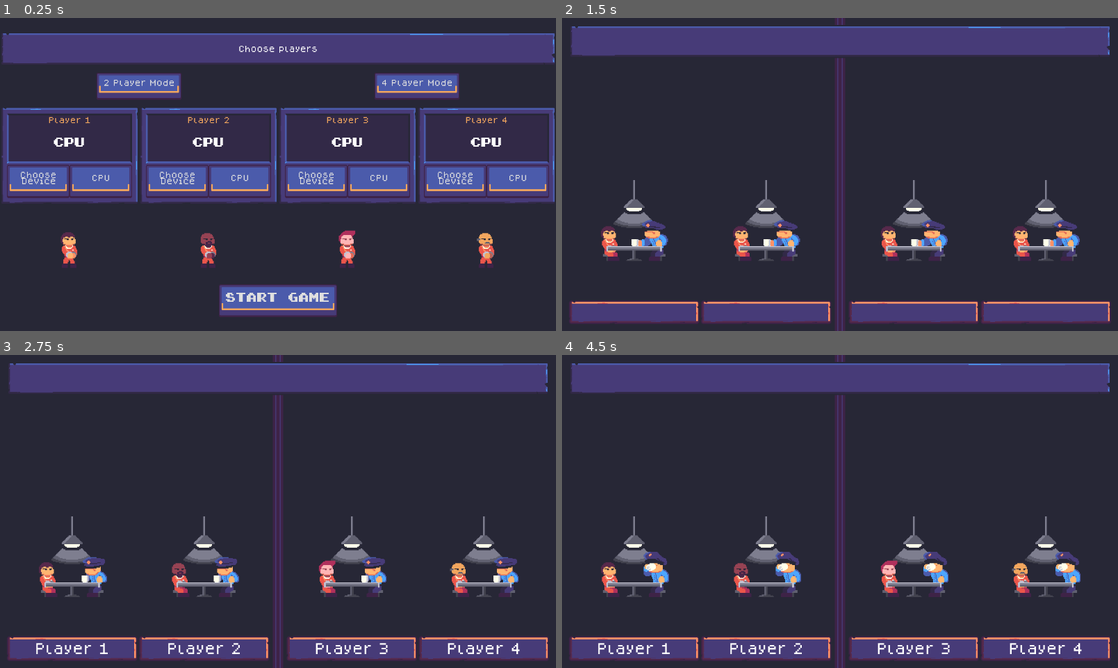
Above: before the commit, frames 1-4 (two rows, left to right).
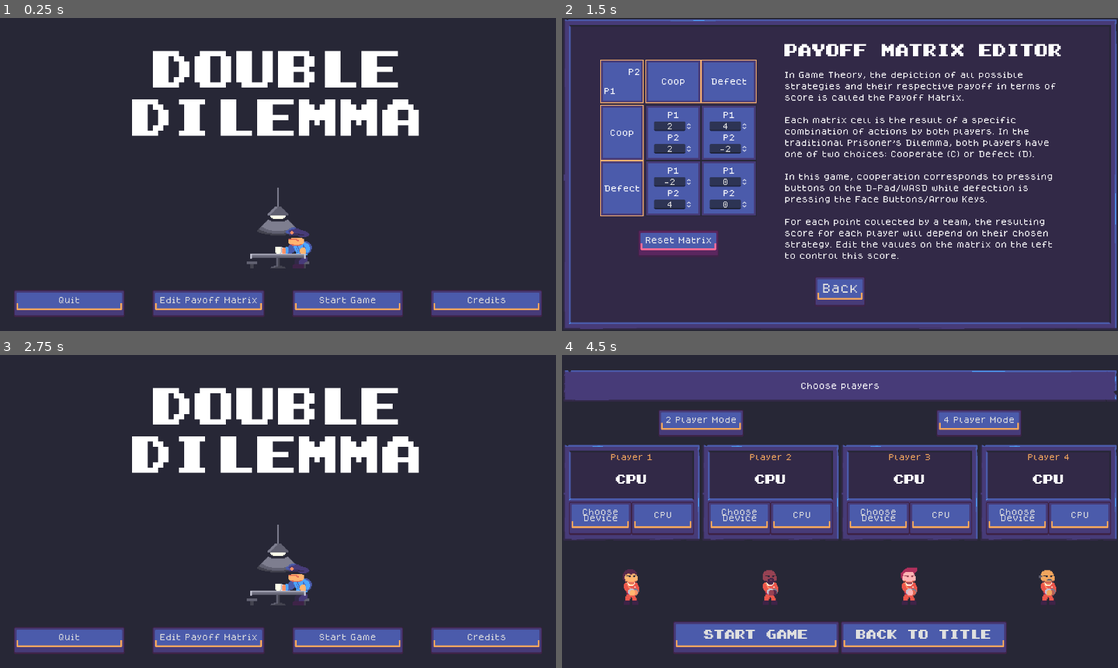
Above: after the commit, the same moments.

Repository: VileOar/js-final-proj
Game: Godot game, scene res://src/main_scenes/main_menu/main_menu.tscn
The game is run twice, just before and just after one commit, with the same random seed, the same clock (stepped at 60 frames per second) and the same inputs. Before the commit the project starts from res://src/player_select/player_select.tscn.
Inputs (mouse positions are in pixels of both pictures, inside the frame that each line leads up to):
- Up to frame 1 (0.25 s): no input
- Up to frame 2 (1.5 s): click (773, 302) at 0.5 s, where only the run after the commit has a clickable "Edit Payoff Matrix"; click "Start Game" (after the commit: "Reset Matrix") at 1.25 s
- Up to frame 3 (2.75 s): click (278, 627) at 2 s, where only the run after the commit has a clickable "Back"
- Up to frame 4 (4.5 s): click (1051, 639) at 2.75 s, where only the run after the commit has a clickable "Credits"; click (840, 567) at 3.5 s, where only the run after the commit has a clickable "Back"; click (912, 639) at 4.25 s, where only the run after the commit has a clickable "Start Game"

The runs differ from the first frame. In frame 1, 40% of the frame differs, in the area x 0-100%, y 4-96%; in frame 2, 44%, in the area x 0-100%, y 0-100%; in frame 3, 29%; in frame 4, 37%.

Commit message:
title scene

Diff:
--- a/assets/themes/prison_theme.tres
+++ b/assets/themes/prison_theme.tres
@@ -86,6 +86,13 @@
 texture_margin_bottom = 16.0
 region_rect = Rect2(0, 320, 80, 80)
 
+[sub_resource type="StyleBoxTexture" id="StyleBoxTexture_kvyhy"]
+texture = ExtResource("1_4wc6t")
+texture_margin_left = 24.0
+texture_margin_right = 24.0
+texture_margin_bottom = 24.0
+region_rect = Rect2(0, 400, 80, 64)
+
 [resource]
 BigText/base_type = &"Label"
 BigText/font_sizes/font_size = 24
@@ -128,3 +135,5 @@
 SimplePanel/styles/panel = SubResource("StyleBoxTexture_3v1q5")
 SmallPanel/base_type = &"PanelContainer"
 SmallPanel/styles/panel = SubResource("StyleBoxTexture_n1w5q")
+TimerPanel/base_type = &"PanelContainer"
+TimerPanel/styles/panel = SubResource("StyleBoxTexture_kvyhy")
--- a/project.godot
+++ b/project.godot
@@ -11,7 +11,7 @@
 [application]
 
 config/name="JS_Project"
-run/main_scene="res://src/player_select/player_select.tscn"
+run/main_scene="res://src/main_scenes/main_menu/main_menu.tscn"
 config/features=PackedStringArray("4.2", "Forward Plus")
 config/icon="res://icon.svg"
 
--- a/src/main_scenes/game/round_game/round_game.gd
+++ b/src/main_scenes/game/round_game/round_game.gd
@@ -55,6 +55,9 @@
 
 	Signals.new_player_answer.connect(_on_new_player_answer)
 
+	if !SharedData.is_4player_mode():
+		$Divider.hide()
+
 
 ## start the round
 func _start_round() -> void:
@@ -109,7 +112,7 @@
 
 	var dyad0_score = p0_score + p1_score
 	var dyad1_score = p2_score + p3_score
-	if dyad0_score != dyad1_score:
+	if dyad0_score != dyad1_score and SharedData.is_4player_mode():
 		if dyad0_score > dyad1_score:
 			# if dyad0 wins, player 2 and 3 receive penalty to their round score
 			p2_score *= Global.LOSE_PENALTY_MULTIPLIER
--- a/src/main_scenes/game/round_game/round_game.tscn
+++ b/src/main_scenes/game/round_game/round_game.tscn
@@ -94,7 +94,6 @@
 grow_horizontal = 2
 grow_vertical = 2
 theme_override_constants/margin_left = 16
-theme_override_constants/margin_top = 16
 theme_override_constants/margin_right = 16
 theme_override_constants/margin_bottom = 16
 
@@ -102,12 +101,19 @@
 layout_mode = 2
 
 [node name="TimerContainer" type="PanelContainer" parent="MarginContainer/VBoxContainer"]
+custom_minimum_size = Vector2(128, 96)
 layout_mode = 2
+size_flags_horizontal = 4
+theme_type_variation = &"TimerPanel"
 
 [node name="TimerLabel" type="Label" parent="MarginContainer/VBoxContainer/TimerContainer"]
 unique_name_in_owner = true
 layout_mode = 2
+theme_type_variation = &"ScoreLabel"
 horizontal_alignment = 1
+
+[node name="MarginContainer" type="MarginContainer" parent="MarginContainer/VBoxContainer/TimerContainer"]
+layout_mode = 2
 
 [node name="DyadContainer" type="HBoxContainer" parent="MarginContainer/VBoxContainer"]
 layout_mode = 2
--- a/src/main_scenes/game/round_game/round_results/round_results_screen.gd
+++ b/src/main_scenes/game/round_game/round_results/round_results_screen.gd
@@ -56,6 +56,9 @@
 	_points_solved = 0
 	_point_stack0 = []
 	_point_stack1 = []
+
+	if !SharedData.is_4player_mode():
+		$Divider.hide()
 
 
 ## starts solving each point for each player[br]
@@ -161,7 +164,7 @@
 		var score0 = _round_stats[0].get_score() + _round_stats[1].get_score()
 		var score1 = _round_stats[2].get_score() + _round_stats[3].get_score()
 		var dyad0_wins = score0 > score1
-		if score0 != score1:
+		if score0 != score1 and SharedData.is_4player_mode():
 			if dyad0_wins:
 				_dyad0_results.set_win_lose(true)
 				_dyad1_results.set_win_lose(false)
--- /dev/null
+++ b/src/main_scenes/main_menu/main_menu.gd
@@ -0,0 +1,28 @@
+## title screen scene
+extends Control
+
+
+@export var _matrix_scene_path: String
+@export var _game_scene_path: String
+
+@onready var _credits: PanelContainer = %Credits
+
+
+func _on_quit_btn_pressed() -> void:
+	get_tree().quit()
+
+
+func _on_matrix_btn_pressed() -> void:
+	get_tree().change_scene_to_file(_matrix_scene_path)
+
+
+func _on_start_btn_pressed() -> void:
+	get_tree().change_scene_to_file(_game_scene_path)
+
+
+func _on_credits_btn_pressed() -> void:
+	_credits.show()
+
+
+func _on_back_btn_pressed() -> void:
+	_credits.hide()
--- a/src/main_scenes/main_menu/main_menu.tscn
+++ b/src/main_scenes/main_menu/main_menu.tscn
@@ -1,4 +1,105 @@
-[gd_scene format=3 uid="uid://cr1i4ulnsdsu2"]
+[gd_scene load_steps=13 format=3 uid="uid://cr1i4ulnsdsu2"]
+
+[ext_resource type="FontFile" uid="uid://dcb5yob1d6vl4" path="res://assets/fonts/Super_Mario_Bros_2.ttf" id="1_lrugt"]
+[ext_resource type="Script" path="res://src/main_scenes/main_menu/main_menu.gd" id="1_ukv5m"]
+[ext_resource type="Texture2D" uid="uid://dkb5gktxterij" path="res://assets/gfx/entities/room.png" id="2_symma"]
+[ext_resource type="Texture2D" uid="uid://cosb6rt24bnms" path="res://assets/gfx/entities/cop.png" id="3_q3fcx"]
+
+[sub_resource type="AtlasTexture" id="AtlasTexture_p8kud"]
+atlas = ExtResource("3_q3fcx")
+region = Rect2(0, 0, 64, 64)
+
+[sub_resource type="AtlasTexture" id="AtlasTexture_aq0jd"]
+atlas = ExtResource("3_q3fcx")
+region = Rect2(64, 0, 64, 64)
+
+[sub_resource type="AtlasTexture" id="AtlasTexture_c8fnn"]
+atlas = ExtResource("3_q3fcx")
+region = Rect2(128, 0, 64, 64)
+
+[sub_resource type="AtlasTexture" id="AtlasTexture_6kboa"]
+atlas = ExtResource("3_q3fcx")
+region = Rect2(192, 0, 64, 64)
+
+[sub_resource type="AtlasTexture" id="AtlasTexture_rgvf5"]
+atlas = ExtResource("3_q3fcx")
+region = Rect2(64, 64, 64, 64)
+
+[sub_resource type="AtlasTexture" id="AtlasTexture_c72q2"]
+atlas = ExtResource("3_q3fcx")
+region = Rect2(128, 64, 64, 64)
+
+[sub_resource type="AtlasTexture" id="AtlasTexture_ur1mt"]
+atlas = ExtResource("3_q3fcx")
+region = Rect2(192, 64, 64, 64)
+
+[sub_resource type="SpriteFrames" id="SpriteFrames_q8ony"]
+animations = [{
+"frames": [{
+"duration": 1.0,
+"texture": SubResource("AtlasTexture_p8kud")
+}, {
+"duration": 1.0,
+"texture": SubResource("AtlasTexture_aq0jd")
+}, {
+"duration": 1.0,
+"texture": SubResource("AtlasTexture_c8fnn")
+}, {
+"duration": 1.0,
+"texture": SubResource("AtlasTexture_6kboa")
+}, {
+"duration": 1.0,
+"texture": SubResource("AtlasTexture_p8kud")
+}, {
+"duration": 1.0,
+"texture": SubResource("AtlasTexture_aq0jd")
+}, {
+"duration": 1.0,
+"texture": SubResource("AtlasTexture_c8fnn")
+}, {
+"duration": 1.0,
+"texture": SubResource("AtlasTexture_6kboa")
+}, {
+"duration": 1.0,
+"texture": SubResource("AtlasTexture_p8kud")
+}, {
+"duration": 1.0,
+"texture": SubResource("AtlasTexture_aq0jd")
+}, {
+"duration": 1.0,
+"texture": SubResource("AtlasTexture_c8fnn")
+}, {
+"duration": 1.0,
+"texture": SubResource("AtlasTexture_6kboa")
+}, {
+"duration": 1.0,
+"texture": SubResource("AtlasTexture_rgvf5")
+}, {
+"duration": 1.0,
+"texture": SubResource("AtlasTexture_rgvf5")
+}, {
+"duration": 1.0,
+"texture": SubResource("AtlasTexture_c72q2")
+}, {
+"duration": 1.0,
+"texture": SubResource("AtlasTexture_ur1mt")
+}, {
+"duration": 1.0,
+"texture": SubResource("AtlasTexture_c72q2")
+}, {
+"duration": 1.0,
+"texture": SubResource("AtlasTexture_ur1mt")
+}, {
+"duration": 1.0,
+"texture": SubResource("AtlasTexture_c72q2")
+}, {
+"duration": 1.0,
+"texture": SubResource("AtlasTexture_ur1mt")
+}],
+"loop": true,
+"name": &"default",
+"speed": 2.0
+}]
 
 [node name="MainMenu" type="Control"]
 layout_mode = 3
@@ -7,3 +108,142 @@
 anchor_bottom = 1.0
 grow_horizontal = 2
 grow_vertical = 2
+script = ExtResource("1_ukv5m")
+_matrix_scene_path = "res://src/main_scenes/matrix_editor/matrix_editor_menu.tscn"
+_game_scene_path = "res://src/player_select/player_select.tscn"
+
+[node name="MarginContainer" type="MarginContainer" parent="."]
+layout_mode = 1
+anchors_preset = 15
+anchor_right = 1.0
+anchor_bottom = 1.0
+grow_horizontal = 2
+grow_vertical = 2
+theme_override_constants/margin_left = 32
+theme_override_constants/margin_top = 64
+theme_override_constants/margin_right = 32
+theme_override_constants/margin_bottom = 32
+
+[node name="VBoxContainer" type="VBoxContainer" parent="MarginContainer"]
+layout_mode = 2
+
+[node name="Label" type="Label" parent="MarginContainer/VBoxContainer"]
+layout_mode = 2
+theme_override_fonts/font = ExtResource("1_lrugt")
+theme_override_font_sizes/font_size = 96
+text = "Double
+Dilemma"
+horizontal_alignment = 1
+
+[node name="MarginContainer" type="MarginContainer" parent="MarginContainer/VBoxContainer"]
+layout_mode = 2
+size_flags_vertical = 3
+
+[node name="Control" type="Control" parent="MarginContainer/VBoxContainer/MarginContainer"]
+layout_mode = 2
+size_flags_horizontal = 4
+size_flags_vertical = 4
+
+[node name="Node2D" type="Node2D" parent="MarginContainer/VBoxContainer/MarginContainer/Control"]
+scale = Vector2(2, 2)
+
+[node name="Lamp" type="Sprite2D" parent="MarginContainer/VBoxContainer/MarginContainer/Control/Node2D"]
+texture = ExtResource("2_symma")
+region_enabled = true
+region_rect = Rect2(0, 0, 128, 128)
+
+[node name="Cop" type="AnimatedSprite2D" parent="MarginContainer/VBoxContainer/MarginContainer/Control/Node2D"]
+position = Vector2(24, 32)
+sprite_frames = SubResource("SpriteFrames_q8ony")
+autoplay = "default"
+frame_progress = 0.133834
+
+[node name="Table" type="Sprite2D" parent="MarginContainer/VBoxContainer/MarginContainer/Control/Node2D"]
+texture = ExtResource("2_symma")
+region_enabled = true
+region_rect = Rect2(0, 128, 128, 128)
+
+[node name="HBoxContainer" type="HBoxContainer" parent="MarginContainer/VBoxContainer"]
+layout_mode = 2
+theme_override_constants/separation = 64
+alignment = 1
+
+[node name="QuitBtn" type="Button" parent="MarginContainer/VBoxContainer/HBoxContainer"]
+layout_mode = 2
+size_flags_horizontal = 3
+text = "Quit"
+
+[node name="MatrixBtn" type="Button" parent="MarginContainer/VBoxContainer/HBoxContainer"]
+layout_mode = 2
+size_flags_horizontal = 3
+text = "Edit Payoff Matrix"
+
+[node name="StartBtn" type="Button" parent="MarginContainer/VBoxContainer/HBoxContainer"]
+layout_mode = 2
+size_flags_horizontal = 3
+text = "Start Game"
+
+[node name="CreditsBtn" type="Button" parent="MarginContainer/VBoxContainer/HBoxContainer"]
+layout_mode = 2
+size_flags_horizontal = 3
+text = "Credits"
+
+[node name="Credits" type="PanelContainer" parent="."]
+unique_name_in_owner = true
+visible = false
+layout_mode = 1
+anchors_preset = 15
+anchor_right = 1.0
+anchor_bottom = 1.0
+grow_horizontal = 2
+grow_vertical = 2
+
+[node name="PanelContainer" type="PanelContainer" parent="Credits"]
+layout_mode = 2
+theme_type_variation = &"SimplePanel"
+
+[node name="VBoxContainer" type="VBoxContainer" parent="Credits/PanelContainer"]
+layout_mode = 2
+theme_override_constants/separation = 32
+alignment = 1
+
+[node name="Label" type="Label" parent="Credits/PanelContainer/VBoxContainer"]
+layout_mode = 2
+theme_type_variation = &"HeaderLarge"
+text = "Programming, Art, Design"
+horizontal_alignment = 1
+vertical_alignment = 1
+
+[node name="Label2" type="Label" parent="Credits/PanelContainer/VBoxContainer"]
+layout_mode = 2
+theme_type_variation = &"HeaderSmall"
+text = "Pedro Valério"
+horizontal_alignment = 1
+vertical_alignment = 1
+
+[node name="Label3" type="Label" parent="Credits/PanelContainer/VBoxContainer"]
+layout_mode = 2
+theme_type_variation = &"HeaderLarge"
+text = "Font"
+horizontal_alignment = 1
+vertical_alignment = 1
+
+[node name="Label4" type="Label" parent="Credits/PanelContainer/VBoxContainer"]
+layout_mode = 2
+theme_type_variation = &"HeaderSmall"
+text = "Copyright (c) 2020, Roberto Mocci (<patreon.com/rmocci | da.iosonor@gmail.com>),
+with Reserved Font Name Dogica Pixel."
+horizontal_alignment = 1
+vertical_alignment = 1
+autowrap_mode = 2
+
+[node name="BackBtn" type="Button" parent="Credits/PanelContainer/VBoxContainer"]
+layout_mode = 2
+size_flags_horizontal = 4
+text = "Back"
+
+[connection signal="pressed" from="MarginContainer/VBoxContainer/HBoxContainer/QuitBtn" to="." method="_on_quit_btn_pressed"]
+[connection signal="pressed" from="MarginContainer/VBoxContainer/HBoxContainer/MatrixBtn" to="." method="_on_matrix_btn_pressed"]
+[connection signal="pressed" from="MarginContainer/VBoxContainer/HBoxContainer/StartBtn" to="." method="_on_start_btn_pressed"]
+[connection signal="pressed" from="MarginContainer/VBoxContainer/HBoxContainer/CreditsBtn" to="." method="_on_credits_btn_pressed"]
+[connection signal="pressed" from="Credits/PanelContainer/VBoxContainer/BackBtn" to="." method="_on_back_btn_pressed"]
--- a/src/player_select/player_select.tscn
+++ b/src/player_select/player_select.tscn
@@ -1,8 +1,9 @@
-[gd_scene load_steps=5 format=3 uid="uid://co2xh2lmxvpq4"]
+[gd_scene load_steps=6 format=3 uid="uid://co2xh2lmxvpq4"]
 
 [ext_resource type="Script" path="res://src/player_select/player_select_menu.gd" id="1_bjdma"]
 [ext_resource type="PackedScene" uid="uid://db78w4tl40jdb" path="res://src/main_scenes/game/round_game/round_game.tscn" id="2_flqf3"]
 [ext_resource type="PackedScene" uid="uid://d1kkkom2ktphs" path="res://src/player_select/ui/device_selector.tscn" id="2_q5eyk"]
+[ext_resource type="PackedScene" uid="uid://cr1i4ulnsdsu2" path="res://src/main_scenes/main_menu/main_menu.tscn" id="3_8s8c0"]
 [ext_resource type="FontFile" uid="uid://dcb5yob1d6vl4" path="res://assets/fonts/Super_Mario_Bros_2.ttf" id="4_3kf4d"]
 
 [node name="PlayerSelectMenu" type="Control"]
@@ -14,6 +15,7 @@
 grow_vertical = 2
 script = ExtResource("1_bjdma")
 _round_scene = ExtResource("2_flqf3")
+_title_scene = ExtResource("3_8s8c0")
 
 [node name="MarginContainer" type="MarginContainer" parent="."]
 layout_mode = 1
@@ -83,11 +85,28 @@
 [node name="Selector3" parent="MarginContainer/VBoxContainer/PlayerSelectors" instance=ExtResource("2_q5eyk")]
 layout_mode = 2
 
-[node name="Button" type="Button" parent="MarginContainer/VBoxContainer"]
+[node name="MarginContainer" type="MarginContainer" parent="MarginContainer/VBoxContainer"]
 layout_mode = 2
-size_flags_horizontal = 4
+theme_override_constants/margin_left = 256
+theme_override_constants/margin_right = 256
+
+[node name="HBoxContainer2" type="HBoxContainer" parent="MarginContainer/VBoxContainer/MarginContainer"]
+layout_mode = 2
+alignment = 1
+
+[node name="Button" type="Button" parent="MarginContainer/VBoxContainer/MarginContainer/HBoxContainer2"]
+layout_mode = 2
+size_flags_horizontal = 3
 theme_override_fonts/font = ExtResource("4_3kf4d")
 theme_override_font_sizes/font_size = 24
 text = "Start Game"
 
-[connection signal="pressed" from="MarginContainer/VBoxContainer/Button" to="." method="_on_button_pressed"]
+[node name="BackBtn" type="Button" parent="MarginContainer/VBoxContainer/MarginContainer/HBoxContainer2"]
+layout_mode = 2
+size_flags_horizontal = 3
+theme_override_fonts/font = ExtResource("4_3kf4d")
+theme_override_font_sizes/font_size = 24
+text = "Back to Title"
+
+[connection signal="pressed" from="MarginContainer/VBoxContainer/MarginContainer/HBoxContainer2/Button" to="." method="_on_button_pressed"]
+[connection signal="pressed" from="MarginContainer/VBoxContainer/MarginContainer/HBoxContainer2/BackBtn" to="." method="_on_back_btn_pressed"]
--- a/src/player_select/player_select_menu.gd
+++ b/src/player_select/player_select_menu.gd
@@ -7,6 +7,8 @@
 
 ## ref to the packed scene of the round game
 @export var _round_scene : PackedScene
+## ref to the packed scene of title screen
+@export var _title_scene : PackedScene
 
 ## ref to 2 player btn
 @onready var _2player_btn = %TwoPlayerBtn
@@ -94,3 +96,7 @@
 
 func _on_button_pressed():
 	get_tree().change_scene_to_packed(_round_scene)
+
+
+func _on_back_btn_pressed() -> void:
+	get_tree().change_scene_to_packed(_title_scene)
Binary file changed: assets/aseprite/UI80x80.aseprite
Binary file changed: assets/gfx/ui/panels.png
Not shown: 1 places in assets/themes/prison_theme.tres that only renumber resources
